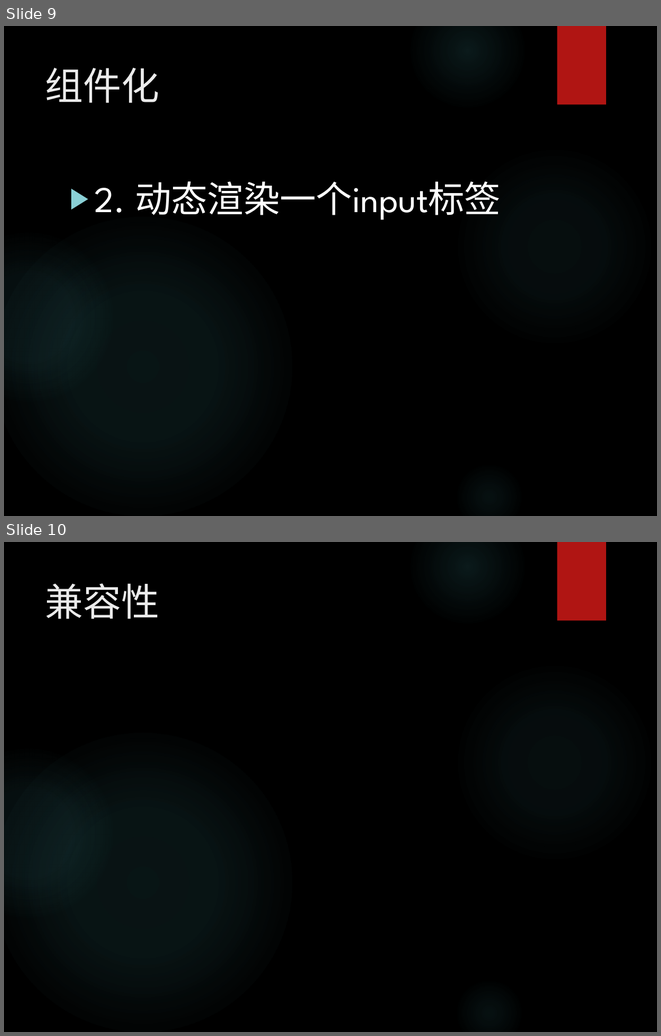
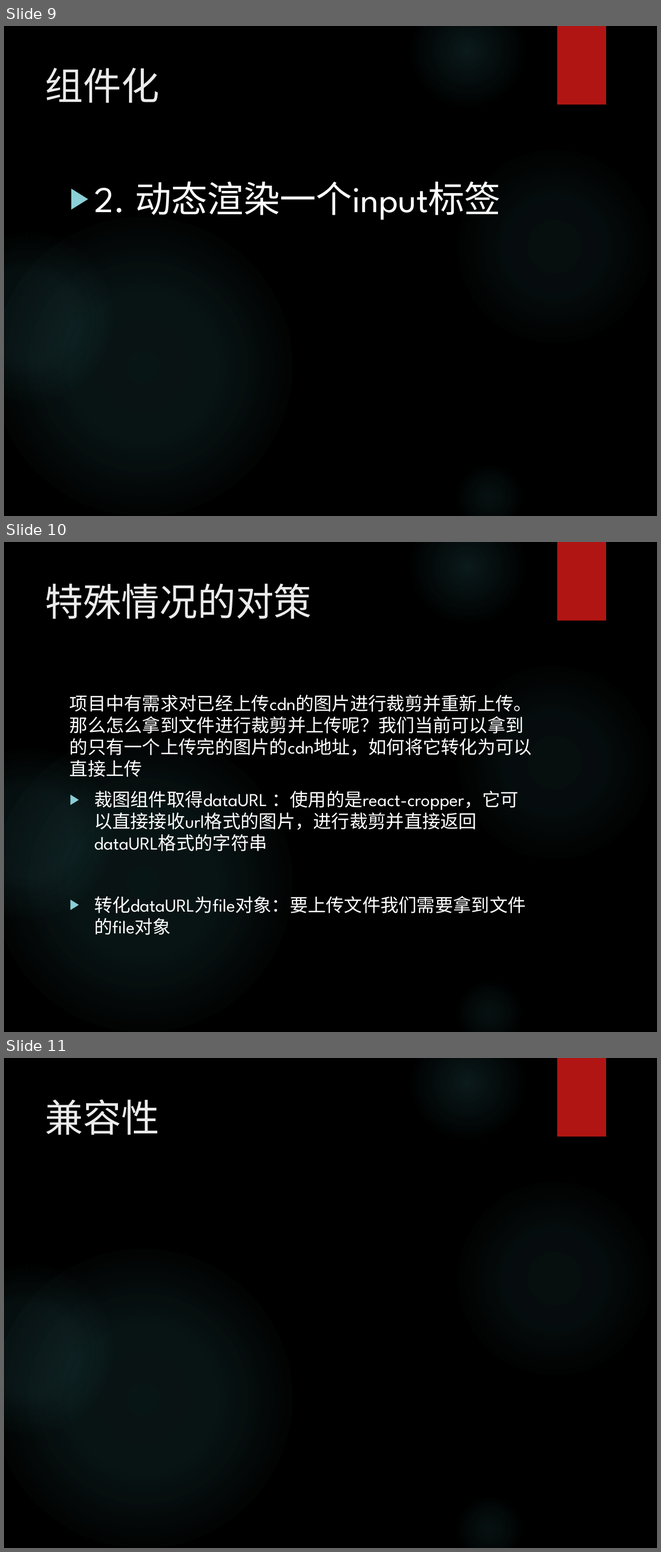
Before and after one commit to hateCode123/ifengdemo, a slide deck: client/pc/demo/曹源前端分享/前端分享——大文件上传.pptx. Shown one above the other, each under a label of ours: slides 9 and 10 before the commit, slides 9, 10 and 11 after it. The pictures are 661x1036 and 661x1552 pixels, drawn with LibreOffice and Linux fonts; fonts in the diff are those of the drawing; background and template pictures are left out. Boxes give left, top, right and bottom in pixels: in the first picture for what was removed or moved away, otherwise in the second. Text is boxed around its words. In the diff, an @@ line names an element or a change of style, - is before the commit and + after.

```diff
--- a/client/pc/demo/曹源前端分享/前端分享——大文件上传.pptx
+++ b/client/pc/demo/曹源前端分享/前端分享——大文件上传.pptx
@@ slide 10 added at box(4, 542, 657, 1032), background picture (left out); not listed: 6 template elements that a slide beside it also shows @@
@@ title added at box(45, 583, 312, 619), 42 pt, text #EBEBEB @@
+特殊情况的对策
@@ text added at box(70, 695, 532, 935), 20 pt, text #FFFFFF @@
+项目中有需求对已经上传cdn的图片进行裁剪并重新上传。那么怎么拿到文件进行裁剪并上传呢？我们当前可以拿到的只有一个上传完的图片的cdn地址，如何将它转化为可以直接上传
+▶ 裁图组件取得dataURL ：使用的是react-cropper，它可以直接接收url格式的图片，进行裁剪并直接返回dataURL格式的字符串
+▶ 转化dataURL为file对象：要上传文件我们需要拿到文件的file对象
@@ what was slide 10 is now slide 11 @@
```
Also in this commit, not shown: 1 other file.
